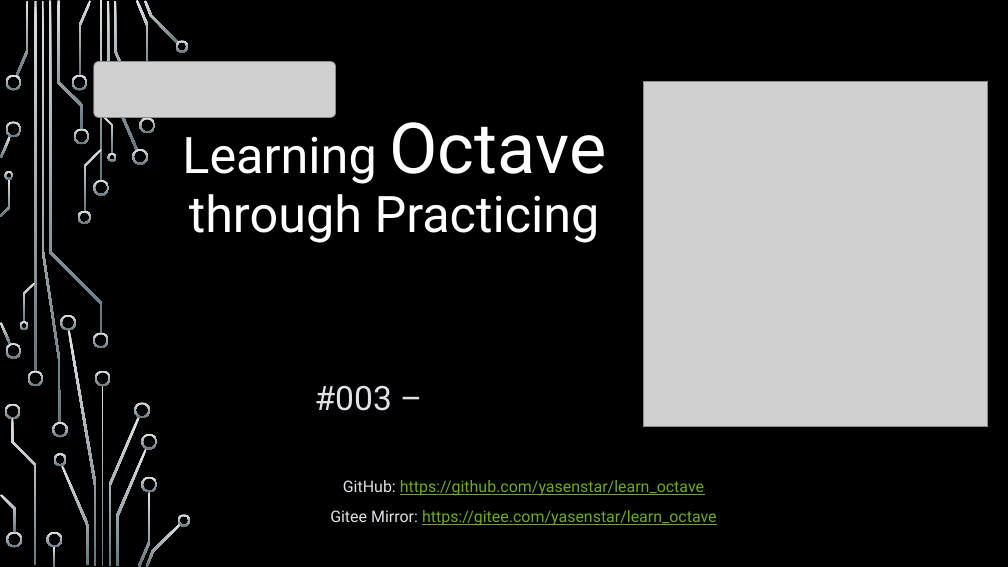
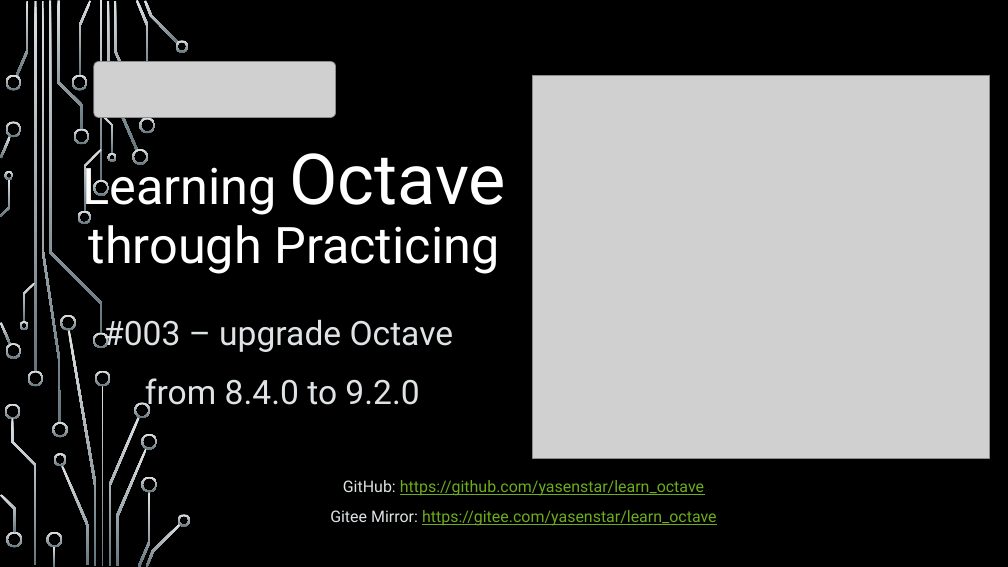
Before and after one commit to yasenstar/learn_octave, a slide deck: slide 3 of Learning Octave through Practicing.pptx. Drawn at 1008x567 pixels with LibreOffice and Linux fonts; fonts in the diff are those of the drawing; grey boxes stand for pictures; background and template pictures are left out. Boxes give left, top, right and bottom in pixels: in the first picture for what was removed or moved away, otherwise in the second. Text is boxed around its words. In the diff, an @@ line names an element or a change of style, - is before the commit and + after.

```diff
--- a/Learning Octave through Practicing.pptx
+++ b/Learning Octave through Practicing.pptx
@@ picture resized from (x1=644, y1=81, x2=988, y2=426) to (x1=533, y1=76, x2=990, y2=458) @@
@@ title "Learning Octave through Practicing" moved from (x1=182, y1=122, x2=607, y2=243) to (x1=82, y1=153, x2=506, y2=274) @@
@@ subtitle at (x1=103, y1=319, x2=454, y2=412): text changed @@
-#003 –
+#003 – upgrade Octave
+from 8.4.0 to 9.2.0
```
Also in this commit, not shown: 2 other files.
